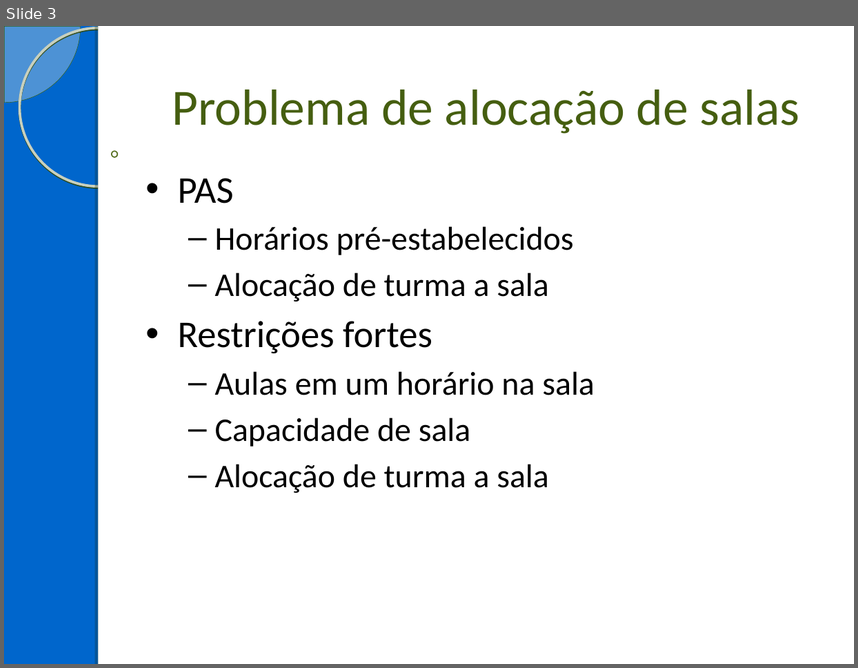
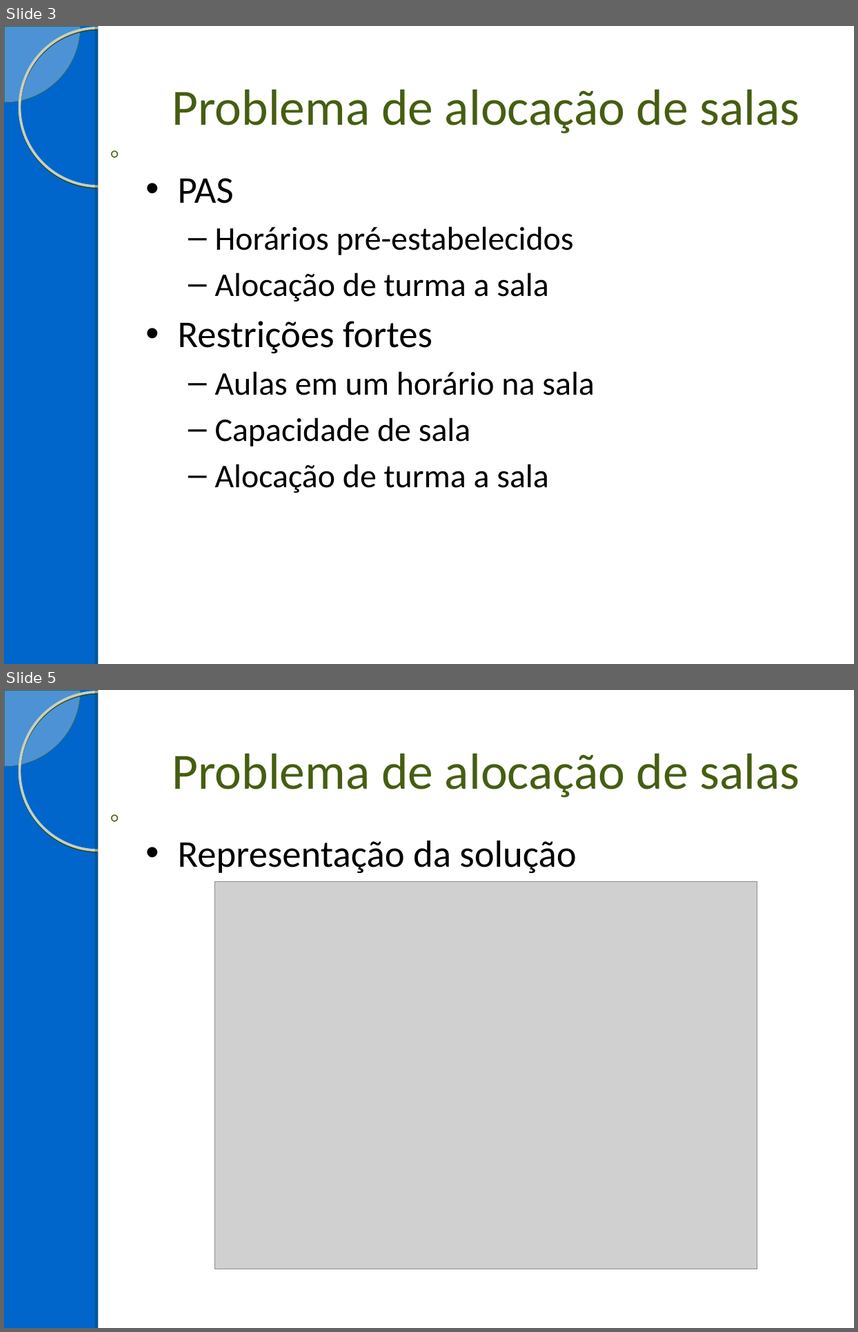
Before and after one commit to Hanniere/projeto-final-ipo, a slide deck: Apresentação/Apresentação.ppt. Shown one above the other, each under a label of ours: slide 3 before the commit, slides 3 and 5 after it; the slides between them are not shown. The pictures are 858x668 and 858x1332 pixels, drawn with LibreOffice and Linux fonts; fonts in the diff are those of the drawing; grey boxes stand for pictures; background and template pictures are left out. Boxes give left, top, right and bottom in pixels: in the first picture for what was removed or moved away, otherwise in the second. Text is boxed around its words. In the diff, an @@ line names an element or a change of style, - is before the commit and + after.

```diff
--- a/Apresentação/Apresentação.ppt
+++ b/Apresentação/Apresentação.ppt
@@ slide 5 added at [4,690,854,1328], background #0066CC; not listed: 5 template elements that a slide beside it also shows @@
@@ title added at [172,753,800,798], 43 pt, text #455E10 @@
+Problema de alocação de salas
@@ text added at [178,840,576,874], 32 pt, text #000000 @@
+• Representação da solução
@@ picture added at [215,881,757,1268] @@
```
Also in this commit, not shown: 1 slide changed, 3 other slides added, 1 slide removed, 1 other file.
